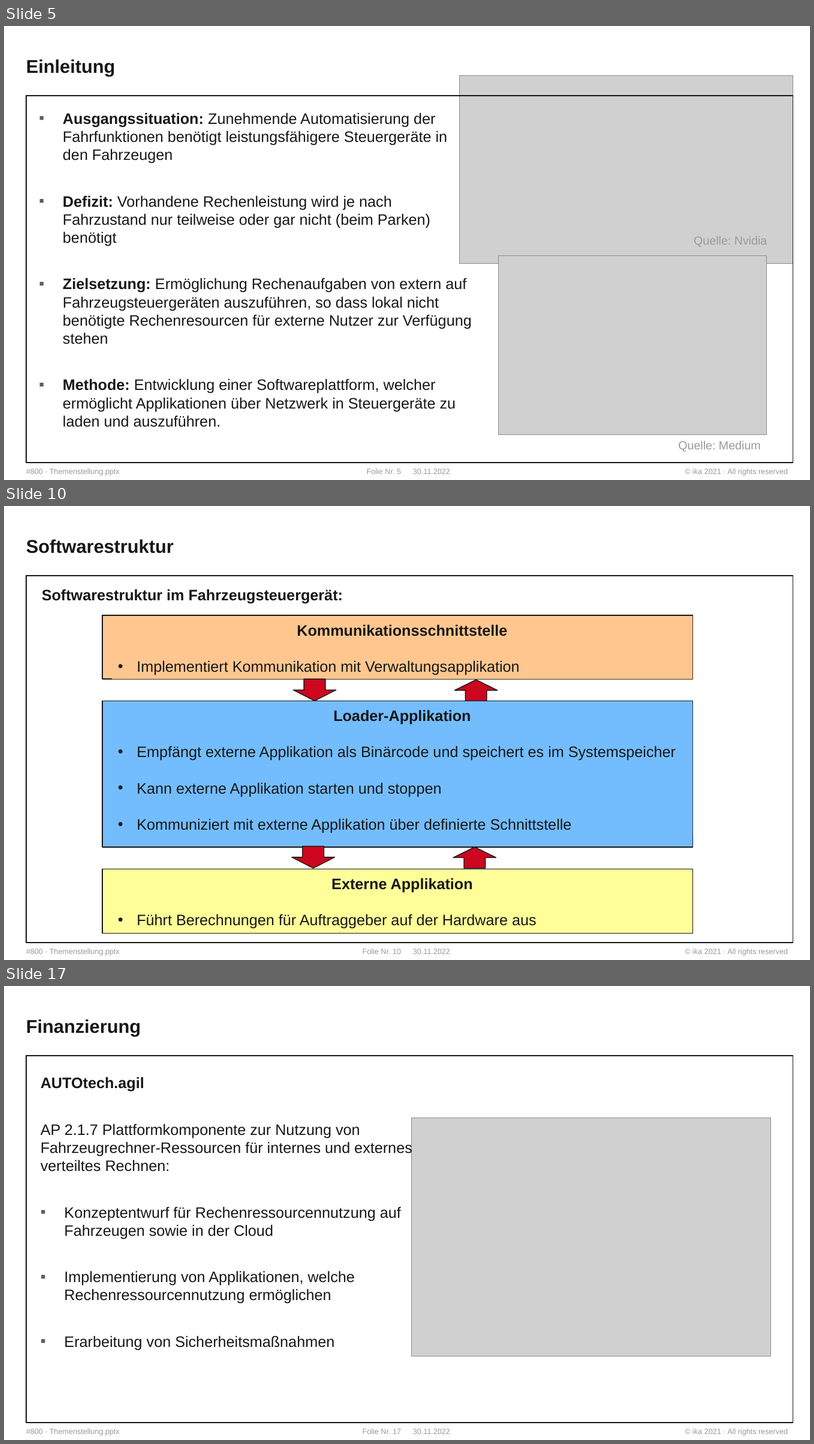
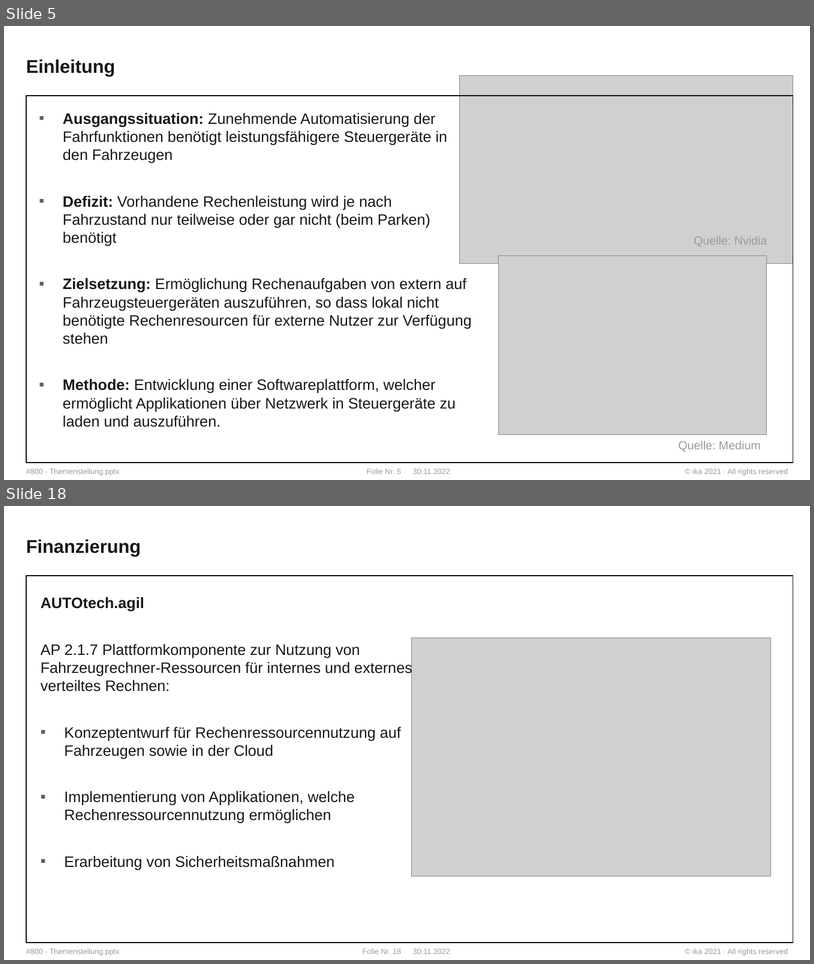
Before and after one commit to WhR4Ven/Diss_Dokument, a slide deck: Vortrag/Themenstellung.pptx. Shown one above the other, each under a label of ours: slides 5, 10 and 17 before the commit, slides 5 and 18 after it; the slides between them are not shown. The pictures are 814x1444 and 814x964 pixels, drawn with LibreOffice and Linux fonts; fonts in the diff are those of the drawing; grey boxes stand for pictures; background and template pictures are left out. Boxes give left, top, right and bottom in pixels: in the first picture for what was removed or moved away, otherwise in the second. Text is boxed around its words. In the diff, an @@ line names an element or a change of style, - is before the commit and + after.

```diff
--- a/Vortrag/Themenstellung.pptx
+++ b/Vortrag/Themenstellung.pptx
@@ slide 10 removed at <box>4,506,810,960</box>, background #FFFFFF; not listed: 4 template elements that a slide beside it also shows @@
@@ title removed at <box>26,539,174,553</box> @@
-Softwarestruktur
@@ rectangle removed at <box>26,576,794,942</box> @@
@@ text removed at <box>42,589,343,604</box> @@
-Softwarestruktur im Fahrzeugsteuergerät:
@@ rectangle removed at <box>102,615,693,679</box> @@
@@ rectangle removed at <box>111,618,693,679</box> @@
-Kommunikationsschnittstelle
-• Implementiert Kommunikation mit Verwaltungsapplikation
@@ down arrow removed at <box>293,679,336,701</box> @@
@@ down arrow removed at <box>455,679,498,701</box> @@
@@ rectangle removed at <box>102,701,693,847</box> @@
@@ text removed at <box>137,709,676,833</box> @@
-Loader-Applikation
-• Empfängt externe Applikation als Binärcode und speichert es im Systemspeicher
-• Kann externe Applikation starten und stoppen
-• Kommuniziert mit externe Applikation über definierte Schnittstelle
@@ down arrow removed at <box>292,846,335,868</box> @@
@@ down arrow removed at <box>453,847,497,868</box> @@
@@ rectangle removed at <box>102,868,693,933</box> @@
@@ text removed at <box>137,877,537,928</box> @@
-Externe Applikation
-• Führt Berechnungen für Auftraggeber auf der Hardware aus
@@ what was slide 17 is now slide 18 @@
@@ page number at <box>363,948,401,954</box>: text changed @@
-Folie Nr. 17
+Folie Nr. 18
```
Also in this commit, not shown: 12 slides changed, 3 slides added, 1 other slide removed.
